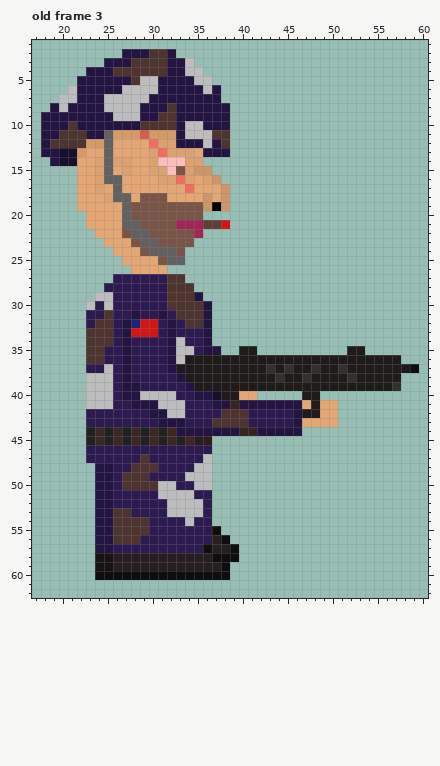
Pixel-art file: Assets/Sprites/Extreme soldier .ase. Above is the file before it was changed.
64x64 pixels, 3 frames. Colours within 5 levels of each other are drawn and written as one. Shown: old frame 3: x 17..60, y 1..62.
After the commit:
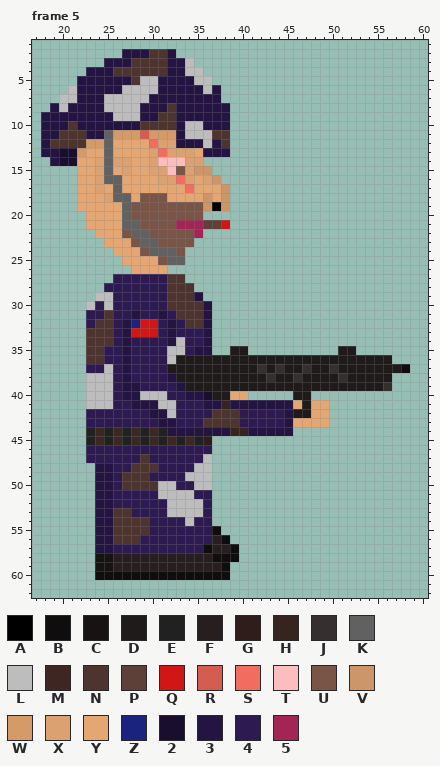
Palette (. is transparent): A #000000  B #0f0d0d  C #171313  D #1f1b1b  E #212121  F #271f1f  G #2e1d1a  H #362420  J #362f2f  K #616161  L #bdbdbd  M #3e2723  N #4e342e  P #5d4037  Q #d01716  R #d45d52  S #f36c60  T #fbbdbd  U #795548  V #cd9668  W #d49a68  X #dca170  Y #e4a672  Z #1a237e  2 #190e2e  3 #241442  4 #2d1a51  5 #a22556
A new or re-ordered frame is compared with the old frame closest to it.
Log entry: Soldat / riot et extreme
The edit:
frames 3 -> 5
--- frame 5 is new; against old frame 3
@@ x 17..60 @@
 34 ......NNN4344443L443........................
-35 ......NN44344443LL433..DD..........DD.......
-36 ......NN44344443LDDDDDDDDDDDDDDDDDDDDDDDD...
-37 ......44L4344443DDDDDDDDDDJDJDDJDDJDDDDDDDB.
-38 ......LLL43444443DDDDDDDDDDJDDJDDDDJDDDDD...
-39 ......LLL433444443DDDDDDDDDDDDDDDDDDDDDDJ...
-40 ......LLL433LLLL44332DDYY.....DD............
-41 ......LLL44333LLL44433H3333333YDYY..........
-42 ......444444433LL4444NNN444443DDYY..........
-43 ......44444444333444NNNN444443YYYY..........
-44 ......EMEMEMEMEM3333333HH33333..............
+35 ......NN4434444LL433..DD..........DD........
+36 ......NN4434444LDDDDDDDDDDDDDDDDDDDDDDDD....
+37 ......44L434444DDDDDDDDDDJDJDDJDDJDDDDDDDB..
+38 ......LLL4344443DDDDDDDDDDJDDJDDDDJDDDDD....
+39 ......LLL43344443DDDDDDDDDDDDDDDDDDDDDDJ....
+40 ......LLL433LLL44332DDYY.....DD.............
+41 ......LLL44333LL44433H3333333YDYY...........
+42 ......444444433L4444NNN444443DDYY...........
+43 ......4444444433444NNNN444443YYYY...........
+44 ......EMEMEMEME3333333HH33333...............
 45 ......EMEMEMEMEMEMEG........................
Changed places in both pictures, as pixel boxes (x1, y1, x2, y2):
changed: (167, 346, 419, 436)
